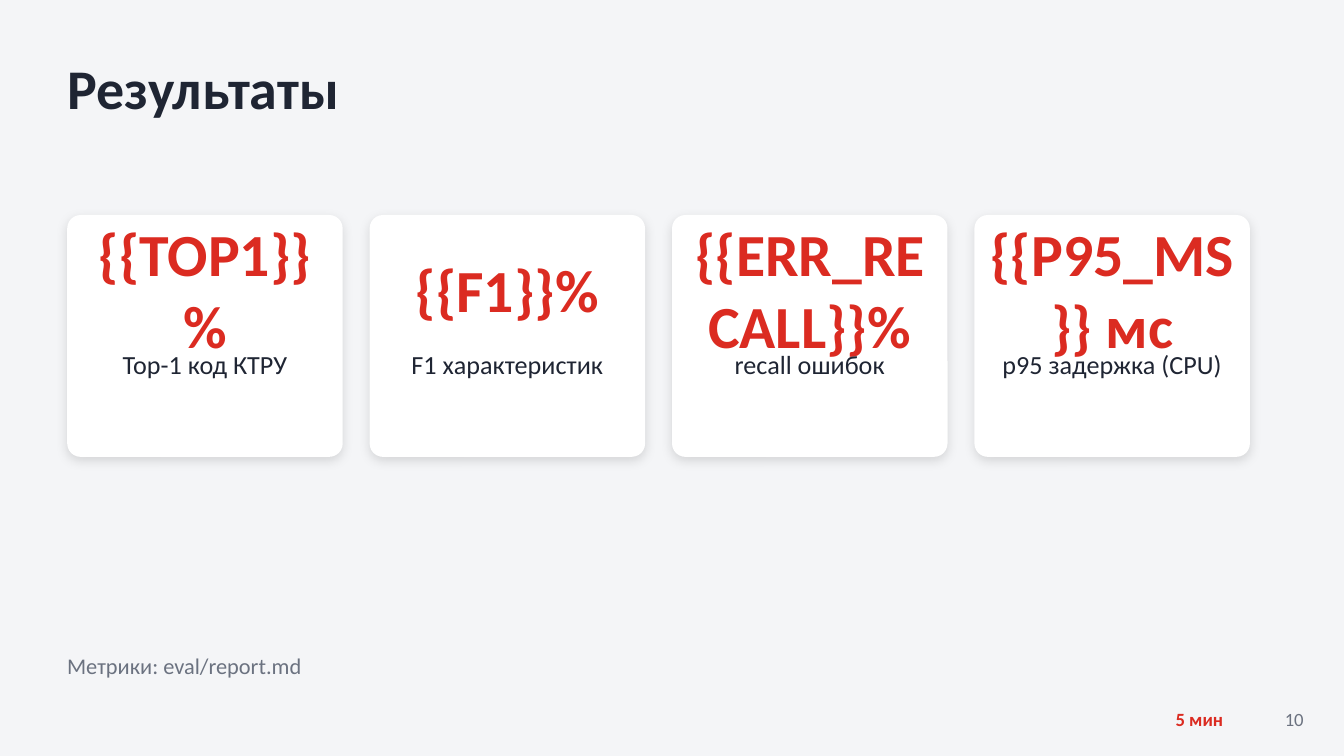
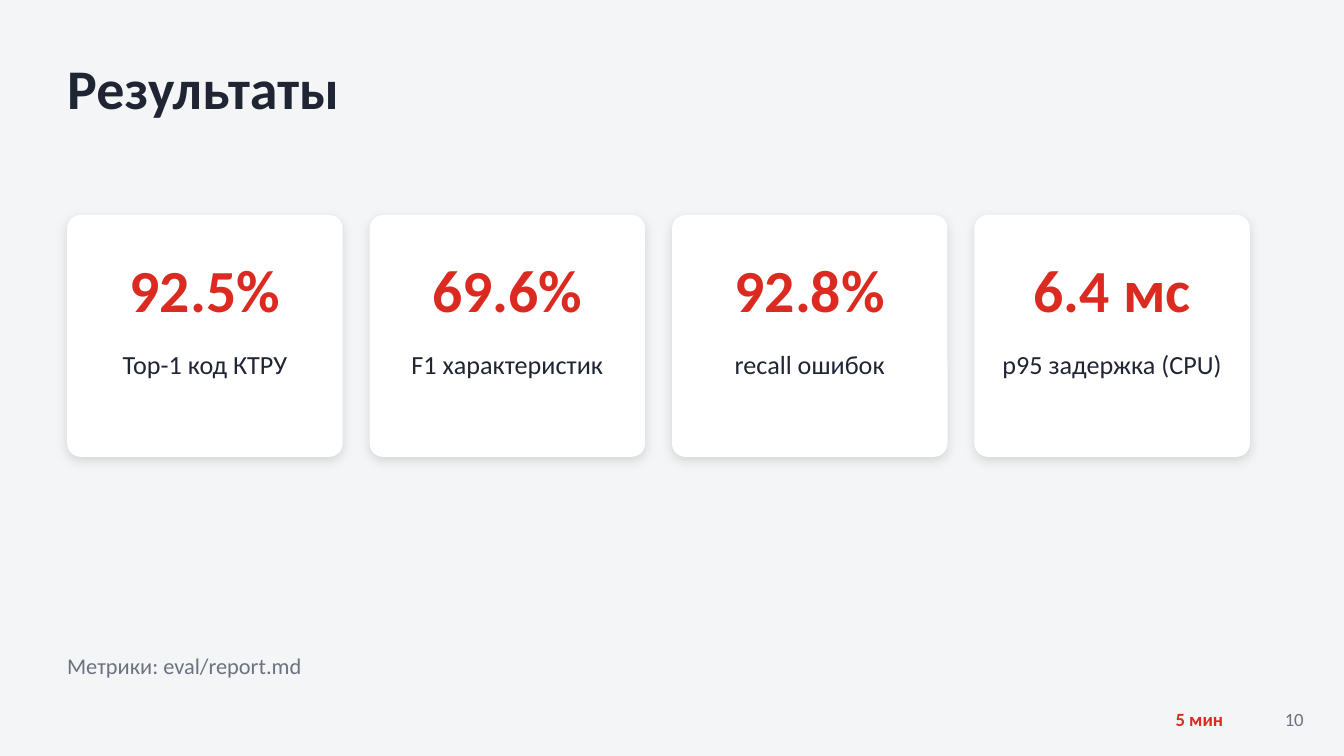
Before and after one commit to mikhaildvortsov/tenderhack_kzn, a slide deck: slide 10 of docs/presentation/tenderhack_ktru.pptx. Drawn at 1344x756 pixels with LibreOffice and Linux fonts; fonts in the diff are those of the drawing. Boxes give left, top, right and bottom in pixels: in the first picture for what was removed or moved away, otherwise in the second. Text is boxed around its words. In the diff, an @@ line names an element or a change of style, - is before the commit and + after.

```diff
--- a/docs/presentation/tenderhack_ktru.pptx
+++ b/docs/presentation/tenderhack_ktru.pptx
@@ text at [130, 271, 280, 313]: text changed @@
-{{TOP1}}%
+92.5%
@@ text at [432, 271, 582, 313]: text changed @@
-{{F1}}%
+69.6%
@@ text at [734, 270, 884, 313]: text changed @@
-{{ERR_RECALL}}%
+92.8%
@@ text at [1033, 271, 1191, 313]: text changed @@
-{{P95_MS}} мс
+6.4 мс
```
Also in this commit, not shown: 2 other slides changed, 10 other files.
